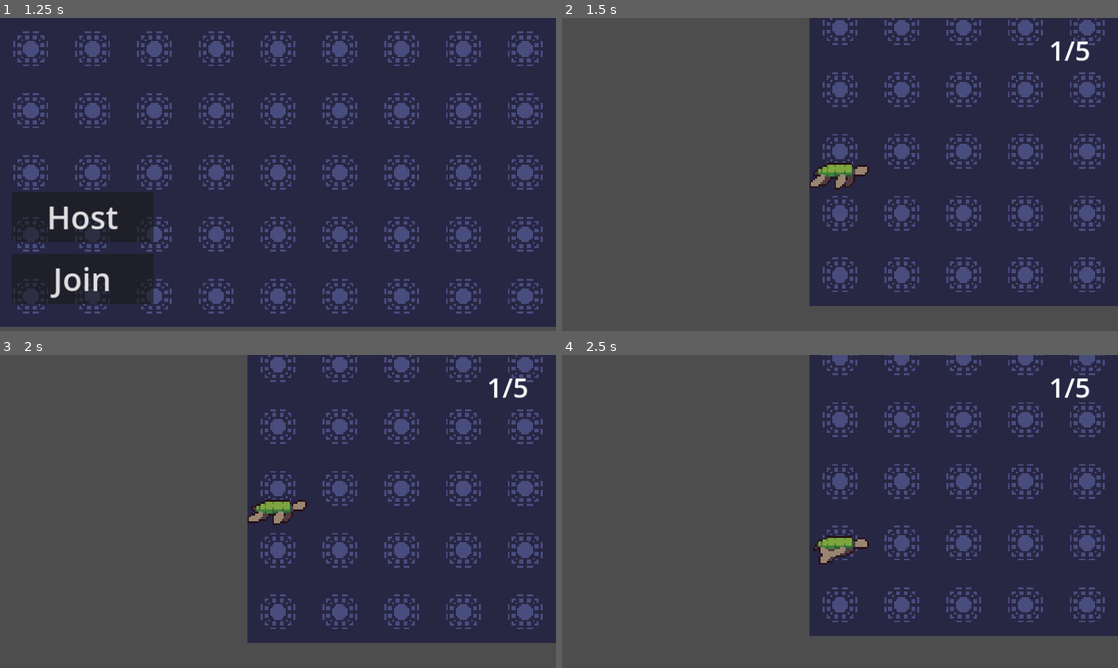
Above: before the commit, frames 1-4 (two rows, left to right).
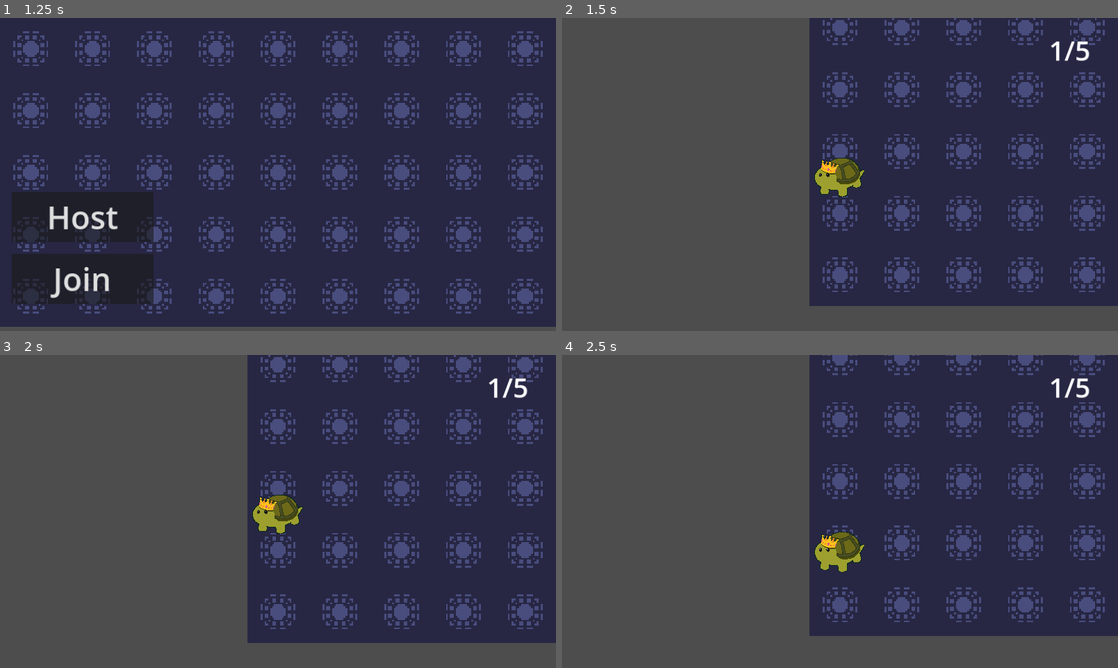
Above: after the commit, the same moments.

Repository: IkuHacker/Turtle_game
Game: Godot game, scene res://Scene/world.tscn
Two runs of this game, one before a commit and one after it. Both use one fixed random seed, a clock stepped at 60 frames per second and the inputs below.
Inputs:
- Up to frame 1 (1.25 s): tap Enter at 0.5 s; hold Right (move_right) from 0.53 s (still down)
- Up to frame 2 (1.5 s): release Right (move_right) at 1.25 s; click "Host" at 1.25 s
- Up to frame 3 (2 s): no input
- Up to frame 4 (2.5 s): hold S (move_down) from 2.03 s (still down)

Frame 1 is identical in both runs. In frame 2, 0.9% of the frame differs, in the area x 44-56%, y 44-58%; in frame 3, 0.9%; in frame 4, 0.9%, in the area x 45-56%, y 56-70%.

Commit message:
Ajout de turtle v1

Diff:
--- a/Scene/player.tscn
+++ b/Scene/player.tscn
@@ -1,119 +1,140 @@
-[gd_scene load_steps=17 format=3 uid="uid://bjbw0jl21dl2r"]
+[gd_scene load_steps=9 format=3 uid="uid://bjbw0jl21dl2r"]
 
 [ext_resource type="Script" path="res://Scripts/player.gd" id="1_27gtw"]
-[ext_resource type="Texture2D" uid="uid://dfb3h07v7mbnb" path="res://Assets/Turtle/Idle.png" id="2_lkbnh"]
-[ext_resource type="Texture2D" uid="uid://bw13saettcmvx" path="res://Assets/Turtle/Walk.png" id="3_fedjt"]
-
-[sub_resource type="AtlasTexture" id="AtlasTexture_75b5f"]
-atlas = ExtResource("2_lkbnh")
-region = Rect2(0, 16, 48, 16)
-
-[sub_resource type="AtlasTexture" id="AtlasTexture_7wa3x"]
-atlas = ExtResource("2_lkbnh")
-region = Rect2(48, 16, 48, 16)
-
-[sub_resource type="AtlasTexture" id="AtlasTexture_6jmsc"]
-atlas = ExtResource("2_lkbnh")
-region = Rect2(96, 16, 48, 16)
-
-[sub_resource type="AtlasTexture" id="AtlasTexture_7qq0y"]
-atlas = ExtResource("2_lkbnh")
-region = Rect2(144, 16, 48, 16)
-
-[sub_resource type="AtlasTexture" id="AtlasTexture_mty1i"]
-atlas = ExtResource("3_fedjt")
-region = Rect2(0, 16, 48, 16)
-
-[sub_resource type="AtlasTexture" id="AtlasTexture_6wmc4"]
-atlas = ExtResource("3_fedjt")
-region = Rect2(48, 16, 48, 16)
-
-[sub_resource type="AtlasTexture" id="AtlasTexture_f83yh"]
-atlas = ExtResource("3_fedjt")
-region = Rect2(96, 16, 48, 16)
-
-[sub_resource type="AtlasTexture" id="AtlasTexture_h84e1"]
-atlas = ExtResource("3_fedjt")
-region = Rect2(144, 16, 48, 16)
-
-[sub_resource type="AtlasTexture" id="AtlasTexture_kvbjr"]
-atlas = ExtResource("3_fedjt")
-region = Rect2(192, 16, 48, 16)
-
-[sub_resource type="AtlasTexture" id="AtlasTexture_1yyxo"]
-atlas = ExtResource("3_fedjt")
-region = Rect2(240, 16, 48, 16)
-
-[sub_resource type="SpriteFrames" id="SpriteFrames_qocm4"]
-animations = [{
-"frames": [{
-"duration": 1.0,
-"texture": SubResource("AtlasTexture_75b5f")
-}, {
-"duration": 1.0,
-"texture": SubResource("AtlasTexture_7wa3x")
-}, {
-"duration": 1.0,
-"texture": SubResource("AtlasTexture_6jmsc")
-}, {
-"duration": 1.0,
-"texture": SubResource("AtlasTexture_7qq0y")
-}],
-"loop": true,
-"name": &"idle",
-"speed": 5.0
-}, {
-"frames": [{
-"duration": 1.0,
-"texture": SubResource("AtlasTexture_mty1i")
-}, {
-"duration": 1.0,
-"texture": SubResource("AtlasTexture_6wmc4")
-}, {
-"duration": 1.0,
-"texture": SubResource("AtlasTexture_f83yh")
-}, {
-"duration": 1.0,
-"texture": SubResource("AtlasTexture_h84e1")
-}, {
-"duration": 1.0,
-"texture": SubResource("AtlasTexture_kvbjr")
-}, {
-"duration": 1.0,
-"texture": SubResource("AtlasTexture_1yyxo")
-}],
-"loop": true,
-"name": &"walk",
-"speed": 5.0
-}]
+[ext_resource type="Texture2D" uid="uid://dwx1tt7w2lpih" path="res://Assets/turtle.png" id="2_aw31d"]
 
 [sub_resource type="RectangleShape2D" id="RectangleShape2D_4jadt"]
-size = Vector2(30.305, 12.225)
+size = Vector2(32, 16)
+
+[sub_resource type="Animation" id="Animation_xu5gt"]
+resource_name = "walk"
+loop_mode = 1
+tracks/0/type = "bezier"
+tracks/0/imported = false
+tracks/0/enabled = true
+tracks/0/path = NodePath("Sprite2D:rotation")
+tracks/0/interp = 1
+tracks/0/loop_wrap = true
+tracks/0/keys = {
+"handle_modes": PackedInt32Array(0, 0, 0, 0, 0),
+"points": PackedFloat32Array(0, -0.25, 0, 0.25, 0, 0.174533, -0.25, 0, 0.25, 0, 0, -0.25, 0, 0.25, 0, -0.174533, -0.25, 0, 0.25, 0, 0, -0.25, 0, 0.25, 0),
+"times": PackedFloat32Array(0, 0.2, 0.4, 0.6, 0.8)
+}
+tracks/1/type = "bezier"
+tracks/1/imported = false
+tracks/1/enabled = true
+tracks/1/path = NodePath("Sprite2D:scale:x")
+tracks/1/interp = 1
+tracks/1/loop_wrap = true
+tracks/1/keys = {
+"handle_modes": PackedInt32Array(0),
+"points": PackedFloat32Array(0.1, -0.25, 0, 0.25, 0),
+"times": PackedFloat32Array(0)
+}
+tracks/2/type = "bezier"
+tracks/2/imported = false
+tracks/2/enabled = true
+tracks/2/path = NodePath("Sprite2D:scale:y")
+tracks/2/interp = 1
+tracks/2/loop_wrap = true
+tracks/2/keys = {
+"handle_modes": PackedInt32Array(0),
+"points": PackedFloat32Array(0.1, -0.25, 0, 0.25, 0),
+"times": PackedFloat32Array(0)
+}
+
+[sub_resource type="Animation" id="Animation_r8fdu"]
+length = 0.001
+tracks/0/type = "bezier"
+tracks/0/imported = false
+tracks/0/enabled = true
+tracks/0/path = NodePath("Sprite2D:rotation")
+tracks/0/interp = 1
+tracks/0/loop_wrap = true
+tracks/0/keys = {
+"handle_modes": PackedInt32Array(0),
+"points": PackedFloat32Array(0, -0.25, 0, 0.25, 0),
+"times": PackedFloat32Array(0)
+}
+tracks/1/type = "bezier"
+tracks/1/imported = false
+tracks/1/enabled = true
+tracks/1/path = NodePath("Sprite2D:scale:x")
+tracks/1/interp = 1
+tracks/1/loop_wrap = true
+tracks/1/keys = {
+"handle_modes": PackedInt32Array(0),
+"points": PackedFloat32Array(0.1, -0.25, 0, 0.25, 0),
+"times": PackedFloat32Array(0)
+}
+tracks/2/type = "bezier"
+tracks/2/imported = false
+tracks/2/enabled = true
+tracks/2/path = NodePath("Sprite2D:scale:y")
+tracks/2/interp = 1
+tracks/2/loop_wrap = true
+tracks/2/keys = {
+"handle_modes": PackedInt32Array(0),
+"points": PackedFloat32Array(0.1, -0.25, 0, 0.25, 0),
+"times": PackedFloat32Array(0)
+}
+
+[sub_resource type="Animation" id="Animation_juaod"]
+resource_name = "idle"
+length = 0.8
+loop_mode = 1
+tracks/0/type = "bezier"
+tracks/0/imported = false
+tracks/0/enabled = true
+tracks/0/path = NodePath("Sprite2D:scale:x")
+tracks/0/interp = 1
+tracks/0/loop_wrap = true
+tracks/0/keys = {
+"handle_modes": PackedInt32Array(0, 0, 0),
+"points": PackedFloat32Array(0.1, -0.25, 0, 0.25, 0, 0.1, -0.25, 0, 0.25, 0, 0.1, -0.25, 0, 0.25, 0),
+"times": PackedFloat32Array(0, 0.4, 0.8)
+}
+tracks/1/type = "bezier"
+tracks/1/imported = false
+tracks/1/enabled = true
+tracks/1/path = NodePath("Sprite2D:scale:y")
+tracks/1/interp = 1
+tracks/1/loop_wrap = true
+tracks/1/keys = {
+"handle_modes": PackedInt32Array(0, 0, 0),
+"points": PackedFloat32Array(0.1, -0.25, 0, 0.25, 0, 0.085, -0.25, 0, 0.25, 0, 0.1, -0.25, 0, 0.25, 0),
+"times": PackedFloat32Array(0, 0.4, 0.8)
+}
+
+[sub_resource type="AnimationLibrary" id="AnimationLibrary_uw00m"]
+_data = {
+"RESET": SubResource("Animation_r8fdu"),
+"idle": SubResource("Animation_juaod"),
+"walk": SubResource("Animation_xu5gt")
+}
 
 [sub_resource type="SceneReplicationConfig" id="SceneReplicationConfig_uc3cs"]
 properties/0/path = NodePath(".:position")
 properties/0/spawn = true
 properties/0/replication_mode = 1
-properties/1/path = NodePath("AnimatedSprite2D:animation")
+properties/1/path = NodePath("Camera2D:position")
 properties/1/spawn = true
 properties/1/replication_mode = 1
-properties/2/path = NodePath("AnimatedSprite2D:flip_h")
+properties/2/path = NodePath("AnimationPlayer:current_animation")
 properties/2/spawn = true
 properties/2/replication_mode = 1
-properties/3/path = NodePath("AnimatedSprite2D:flip_v")
+properties/3/path = NodePath("Sprite2D:flip_h")
 properties/3/spawn = true
 properties/3/replication_mode = 1
-properties/4/path = NodePath("Camera2D:position")
-properties/4/spawn = true
-properties/4/replication_mode = 1
 
 [node name="Player" type="CharacterBody2D"]
 script = ExtResource("1_27gtw")
 
-[node name="AnimatedSprite2D" type="AnimatedSprite2D" parent="."]
+[node name="Sprite2D" type="Sprite2D" parent="."]
 texture_filter = 1
-sprite_frames = SubResource("SpriteFrames_qocm4")
-animation = &"walk"
+position = Vector2(-2.27374e-13, 0)
+scale = Vector2(0.1, 0.1)
+texture = ExtResource("2_aw31d")
 
 [node name="CollisionShape2D" type="CollisionShape2D" parent="."]
 shape = SubResource("RectangleShape2D_4jadt")
@@ -124,5 +145,10 @@
 rotation_smoothing_enabled = true
 rotation_smoothing_speed = 1.0
 
+[node name="AnimationPlayer" type="AnimationPlayer" parent="."]
+libraries = {
+"": SubResource("AnimationLibrary_uw00m")
+}
+
 [node name="MultiplayerSynchronizer" type="MultiplayerSynchronizer" parent="."]
 replication_config = SubResource("SceneReplicationConfig_uc3cs")
--- a/Scripts/multiplayer.gd
+++ b/Scripts/multiplayer.gd
@@ -53,4 +53,7 @@
 
 func _on_peer_disconnected(id):
 	print("Joueur déconnecté : ", id)
+	var player_to_remove = get_node_or_null(str(id))
+	if player_to_remove:
+		player_to_remove.queue_free()  # Supprimer le joueur de la scène
 	$CanvasLayer/Label.text = str(multiplayer.get_peers().size() + 1) + "/" + str(max_player_count_in_game)
--- a/Scripts/player.gd
+++ b/Scripts/player.gd
@@ -17,7 +17,7 @@
 		$Camera2D.enabled = false
 
 func _physics_process(delta: float) -> void:
-	$AnimatedSprite2D.play()
+	$AnimationPlayer.play()
 	if is_multiplayer_authority():
 
 		var input_dir = Vector2(
@@ -28,13 +28,13 @@
 		# Si une direction est enfoncée, on accélère vers la vitesse cible dans cette direction.
 		if input_dir != Vector2.ZERO:
 			velocity = velocity.move_toward(input_dir * SPEED, ACCELERATION * delta)
-			$AnimatedSprite2D.animation = "walk"
-			$AnimatedSprite2D.flip_h = input_dir.x < 0  # Inverse le sprite si on va vers la gauche
+			$AnimationPlayer.current_animation = "walk"
+			$Sprite2D.flip_h = input_dir.x > 0  # Inverse le sprite si on va vers la gauche
 
 		else:
 			# Si aucune direction n'est enfoncée, applique une décélération pour arrêter progressivement.
 			velocity = velocity.move_toward(Vector2.ZERO, DECELERATION * delta)
-			$AnimatedSprite2D.animation = "idle"
+			$AnimationPlayer.current_animation = "idle"
 
 		# Appliquer la vitesse pour déplacer le personnage.
 		move_and_slide()
Binary file added: Assets/turtle.png
Not shown, added: Assets/turtle.png.import
